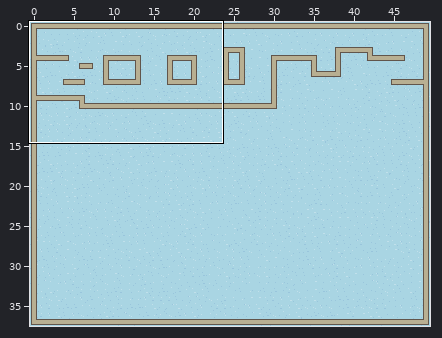
Tiled map, stored at res/new_basic_level.tmx. The first picture is a wide view before the edit; the outline marks the close-up.
Close-up. Before the commit:
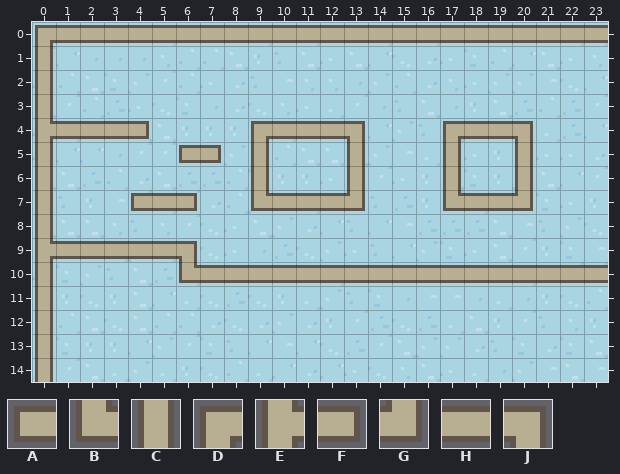
Cells are 8x8 px. Shown: x 0..23, y 0..14. The commit also changed other parts of the map, which this record leaves out.
Key: from "small_basic_tiles": A 2, B 3, C 9, D 10, E 11, F 16, G 17, H 18, J 24.
_ is an empty cell.
Layers that did not change in this view are not listed.
Layer "walls" before, first column x 0:
 0 DHHHHHHHHHHHHHHHHHHHHHHH
 1 C_______________________
 2 C_______________________
 3 C_______________________
 4 EHHHF____DHHHJ___DHHJ___
 5 C_____AF_C___C___C__C___
 6 C________C___C___C__C___
 7 C___AHF__BHHHG___BHHG___
 8 C_______________________
 9 EHHHHHJ_________________
10 C_____BHHHHHHHHHHHHHHHHH
11 C_______________________
12 C_______________________
13 C_______________________
14 C_______________________
The result:
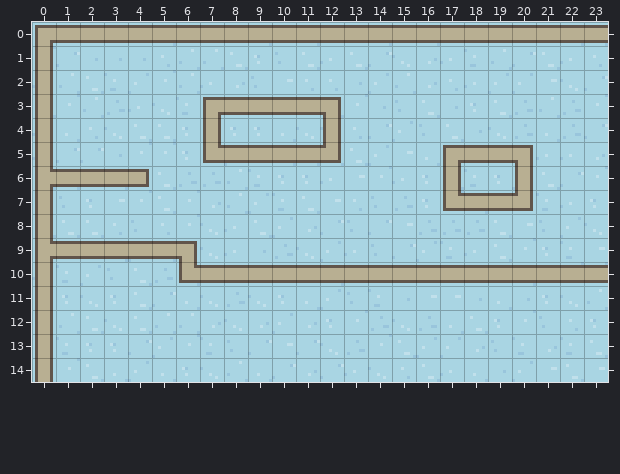
Diff:
Changed rows in their new state; . is an unchanged cell.
Layer "walls":
first column x 0:
 3 .......DHHHHJ........
 4 C____..C.___C_...____
 5 ......_BHHHHG_...DHHJ
 6 EHHHF...._..._.......
 7 ....___.._____.......
